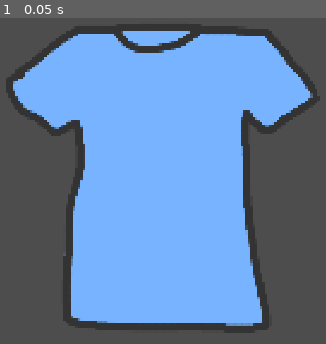
Above: before the commit, frame 1.
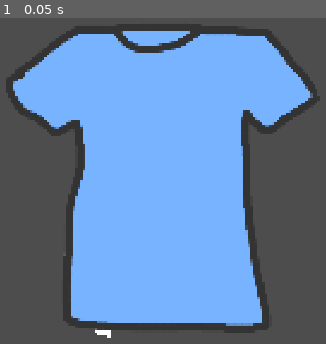
Above: after the commit, the same moment.

Repository: Scalamando/unslopping-machine
Game: Godot game, scene res://data/cloths/scenes/shirt_spread_out.tscn
Two runs of this game, one before a commit and one after it. Both use one fixed random seed, a clock stepped at 60 frames per second and the inputs below. This scene is started directly instead of the project's main scene.
Inputs:
- Up to frame 1 (0.05 s): no input

The runs differ from the first frame. In frame 1, less than 0.1% of the frame differs, in the area x 29-35%, y 95-99%.

Commit message:
feat: add  find instructions minigame, add instruction display once found

Diff:
--- a/data/WashingInstructions.gd
+++ b/data/WashingInstructions.gd
@@ -1,9 +1,10 @@
 class_name WaschingInstruction
 extends Resource
 
-enum Direction {clockwise, counterclockwise, none}
+enum Direction {clockwise, counterclockwise, both}
 enum Temperature {cold = 10, medium = 30, hot = 120}
+enum Speed {slow = 800 , medium = 1600, fast = 4000} # lower end of the range
 
-@export var speed : int
+@export var speed : Speed = 800 as Speed
 @export var temperature : Temperature = Temperature.hot
 @export var direction : Direction
--- /dev/null
+++ b/data/cloths/scenes/cloth_inspection_controller.gd
@@ -0,0 +1,6 @@
+class_name ClothInspectionController
+extends Control
+
+@onready var instructions_proxy: InstructionProxy = %InstructionsProxy
+
+## also handles pockets
--- a/data/cloths/scenes/shirt_spread_out.tscn
+++ b/data/cloths/scenes/shirt_spread_out.tscn
@@ -1,6 +1,8 @@
 [gd_scene format=3 uid="uid://bwmg2lu7lep0e"]
 
+[ext_resource type="Script" uid="uid://bir8ep1uhlj2d" path="res://data/cloths/scenes/cloth_inspection_controller.gd" id="1_oyssi"]
 [ext_resource type="Texture2D" uid="uid://ci18p82e2i30c" path="res://assets/shirt_spread_out.png" id="1_y4hgl"]
+[ext_resource type="PackedScene" uid="uid://i3driceblmb2" path="res://entities/instructions_proxy.tscn" id="2_h30mj"]
 
 [node name="ShirtSpreadOut" type="Control" unique_id=1070618402]
 layout_mode = 3
@@ -11,6 +13,14 @@
 anchor_bottom = 0.5
 grow_horizontal = 2
 grow_vertical = 2
+mouse_filter = 1
+script = ExtResource("1_oyssi")
+
+[node name="InstructionsProxy" parent="." unique_id=1949294101 instance=ExtResource("2_h30mj")]
+unique_name_in_owner = true
+position = Vector2(-157.99997, 353)
+rotation = 0.26179937
+scale = Vector2(0.9999999, 0.9999999)
 
 [node name="TextureRect" type="TextureRect" parent="." unique_id=1563049386]
 layout_mode = 1
--- a/data/cloths/shirt.tres
+++ b/data/cloths/shirt.tres
@@ -7,7 +7,6 @@
 
 [sub_resource type="Resource" id="Resource_bbsy2"]
 script = ExtResource("2_bbsy2")
-speed = 800
 temperature = 120
 metadata/_custom_type_script = "uid://blgnuyj5fjgf1"
 
--- /dev/null
+++ b/entities/instructions_proxy.tscn
@@ -0,0 +1,22 @@
+[gd_scene format=3 uid="uid://i3driceblmb2"]
+
+[ext_resource type="Script" uid="uid://dvtf38pphw1ry" path="res://entities/instructions_proxy_controller.gd" id="1_pdut6"]
+
+[sub_resource type="RectangleShape2D" id="RectangleShape2D_0j7jy"]
+size = Vector2(54, 52)
+
+[node name="InstructionsProxy" type="Area2D" unique_id=1949294101]
+script = ExtResource("1_pdut6")
+
+[node name="ColorRect" type="ColorRect" parent="." unique_id=790393792]
+offset_right = 40.0
+offset_bottom = 40.0
+mouse_filter = 2
+
+[node name="CollisionShape2D" type="CollisionShape2D" parent="." unique_id=1458007271]
+position = Vector2(20, 20)
+shape = SubResource("RectangleShape2D_0j7jy")
+
+[connection signal="input_event" from="." to="." method="_on_input_event"]
+[connection signal="mouse_entered" from="." to="." method="_on_mouse_entered"]
+[connection signal="mouse_exited" from="." to="." method="_on_mouse_exited"]
--- /dev/null
+++ b/entities/instructions_proxy_controller.gd
@@ -0,0 +1,15 @@
+class_name InstructionProxy
+extends Area2D
+
+signal instruction_found
+
+func _on_mouse_entered() -> void:
+	scale = Vector2(1.2,1.2)
+
+func _on_mouse_exited() -> void:
+	scale = Vector2(1,1)
+
+func _on_input_event(_viewport: Node, event: InputEvent, _shape_idx: int) -> void:
+	if (event is InputEventMouseButton):
+		if (event.button_index == MouseButton.MOUSE_BUTTON_LEFT):
+			instruction_found.emit()
--- a/project.godot
+++ b/project.godot
@@ -30,6 +30,9 @@
 window/size/mode=2
 window/stretch/mode="canvas_items"
 window/stretch/aspect="expand"
+window/size/mode.editor_hint=0
+window/size/viewport_width.editor_hint=1152
+window/size/viewport_height.editor_hint=648
 
 [editor_plugins]
 
--- a/ui/tresen_cloth_inspection.tscn
+++ b/ui/tresen_cloth_inspection.tscn
@@ -1,28 +1,100 @@
 [gd_scene format=3 uid="uid://upi0337cb7xs"]
 
 [ext_resource type="Script" uid="uid://bgjg0nvgknpum" path="res://ui/tresen_cloth_inspection_controller.gd" id="1_v7wvd"]
+[ext_resource type="Texture2D" uid="uid://cjgy02etn6tbf" path="res://assets/washing_instructions_icons/speed-slow.png" id="2_0r8yg"]
+[ext_resource type="Texture2D" uid="uid://p7enlrfxt4r2" path="res://assets/washing_instructions_icons/temp-cold.png" id="2_3k22f"]
+[ext_resource type="Texture2D" uid="uid://dh81kloa3bycp" path="res://assets/washing_instructions_icons/speed-med.png" id="3_lbrc7"]
+[ext_resource type="Texture2D" uid="uid://bkwdiv3l6y1i2" path="res://assets/washing_instructions_icons/dir-clockwise.png" id="3_xgu23"]
+[ext_resource type="Texture2D" uid="uid://cj5dbbhnb4li1" path="res://assets/washing_instructions_icons/speed-fast.png" id="4_0r8yg"]
+[ext_resource type="Texture2D" uid="uid://esmc1k7f4ums" path="res://assets/washing_instructions_icons/temp-medium.png" id="6_2bbuj"]
+[ext_resource type="Texture2D" uid="uid://dkdj3e2u6i8x5" path="res://assets/washing_instructions_icons/temp-hot.png" id="7_8wybo"]
+[ext_resource type="Texture2D" uid="uid://xqa77y2ksugd" path="res://assets/washing_instructions_icons/dir-counterclockwise.png" id="9_w4ujp"]
+[ext_resource type="Texture2D" uid="uid://dnponfla77m63" path="res://assets/washing_instructions_icons/dir-both.png" id="10_ic0nb"]
 
 [node name="TresenClothInspection" type="Control" unique_id=2079798534]
 layout_mode = 3
 anchors_preset = 0
 offset_right = 1920.0
 offset_bottom = 1080.0
+mouse_filter = 1
 script = ExtResource("1_v7wvd")
+speed_slow = ExtResource("2_0r8yg")
+speed_med = ExtResource("3_lbrc7")
+speed_fast = ExtResource("4_0r8yg")
+temp_cold = ExtResource("2_3k22f")
+temp_med = ExtResource("6_2bbuj")
+temp_hot = ExtResource("7_8wybo")
+dir_clockwise = ExtResource("3_xgu23")
+dir_counterclockwise = ExtResource("9_w4ujp")
+dir_both = ExtResource("10_ic0nb")
 
-[node name="ColorRect" type="ColorRect" parent="." unique_id=94396307]
+[node name="Tresen" type="ColorRect" parent="." unique_id=94396307]
 layout_mode = 1
 anchors_preset = 8
 anchor_left = 0.5
 anchor_top = 0.5
 anchor_right = 0.5
 anchor_bottom = 0.5
-offset_left = -960.0
+offset_left = -1080.0
 offset_top = -453.0
-offset_right = 960.0
+offset_right = 1080.0
 offset_bottom = 447.0
 grow_horizontal = 2
 grow_vertical = 2
+mouse_filter = 1
 color = Color(0.5216516, 0.37004402, 0.19765705, 1)
+
+[node name="Instructions" type="ColorRect" parent="." unique_id=785957466]
+unique_name_in_owner = true
+layout_mode = 0
+offset_left = 1563.0
+offset_top = 430.0
+offset_right = 1759.0
+offset_bottom = 587.0
+mouse_filter = 1
+
+[node name="HBoxContainer" type="HBoxContainer" parent="Instructions" unique_id=789653406]
+layout_mode = 1
+anchors_preset = 7
+anchor_left = 0.5
+anchor_top = 1.0
+anchor_right = 0.5
+anchor_bottom = 1.0
+offset_left = -81.99997
+offset_top = -81.0
+offset_right = 694.0
+offset_bottom = 175.0
+grow_horizontal = 2
+grow_vertical = 0
+scale = Vector2(0.215, 0.215)
+
+[node name="TempTexRect" type="TextureRect" parent="Instructions/HBoxContainer" unique_id=94150691]
+unique_name_in_owner = true
+layout_mode = 2
+texture = ExtResource("2_3k22f")
+
+[node name="DirTexRect" type="TextureRect" parent="Instructions/HBoxContainer" unique_id=894656843]
+unique_name_in_owner = true
+layout_mode = 2
+texture = ExtResource("3_xgu23")
+
+[node name="SpeedTexRect" type="TextureRect" parent="Instructions/HBoxContainer" unique_id=1556407445]
+unique_name_in_owner = true
+layout_mode = 2
+texture = ExtResource("4_0r8yg")
+
+[node name="Headline" type="Label" parent="Instructions" unique_id=1915626365]
+layout_mode = 1
+anchors_preset = 5
+anchor_left = 0.5
+anchor_right = 0.5
+offset_left = -82.0
+offset_top = 11.0
+offset_right = 82.0
+offset_bottom = 34.0
+grow_horizontal = 2
+theme_override_colors/font_color = Color(0, 0, 0, 1)
+text = "Washing Instructions"
 
 [node name="ClothPos" type="Control" parent="." unique_id=644119630]
 unique_name_in_owner = true
@@ -38,14 +110,16 @@
 offset_bottom = 403.0
 grow_horizontal = 2
 grow_vertical = 2
+mouse_filter = 1
 
 [node name="Button" type="Button" parent="." unique_id=384874467]
 layout_mode = 0
 offset_left = 1714.9999
 offset_top = 137.00006
-offset_right = 1780.9999
+offset_right = 1764.9999
 offset_bottom = 168.00006
 scale = Vector2(2.6514904, 2.5972676)
+theme_override_font_sizes/font_size = 16
 text = "Close
 "
 
--- a/ui/tresen_cloth_inspection_controller.gd
+++ b/ui/tresen_cloth_inspection_controller.gd
@@ -1,20 +1,75 @@
 class_name TresenClothInspectionUIController
 extends Control
+
+var display_cloth : Clothing
+
 @onready var cloth_pos: Control = %ClothPos
+@onready var instructions: ColorRect = %Instructions
+
+@export_group("Washing Instruction Icons")
+@export var speed_slow : Texture
+@export var speed_med : Texture
+@export var speed_fast : Texture
+
+@export var temp_cold : Texture
+@export var temp_med : Texture
+@export var temp_hot : Texture
+
+@export var dir_clockwise : Texture
+@export var dir_counterclockwise : Texture
+@export var dir_both : Texture
+
+@onready var temp_tex_rect: TextureRect = %TempTexRect
+@onready var dir_tex_rect: TextureRect = %DirTexRect
+@onready var speed_tex_rect: TextureRect = %SpeedTexRect
 
 func _ready() -> void:
 	UiManager.tresen_ui = self # register with ui manager
 
 func init(cloth : Clothing) -> void:
+	instructions.visible = false
+
 	## clean up children
 	for n in cloth_pos.get_children():
 		cloth_pos.remove_child(n)
 		n.queue_free()
 
-	## add cloth scene
-	var node : Node = cloth.spread_out_scene.instantiate()
-	cloth_pos.add_child(node)
+	## add new cloth
+	display_cloth = cloth
+	var cloth_inspection_controller : ClothInspectionController = cloth.spread_out_scene.instantiate()
+	cloth_pos.add_child(cloth_inspection_controller)
+
+	cloth_inspection_controller.instructions_proxy.instruction_found.connect(show_instructions)
 
 
 func _on_button_pressed() -> void:
 	UiManager.hide_inspection_tresen()
+	display_cloth = null
+
+func show_instructions() -> void:
+	assert(display_cloth != null)
+	instructions.visible = true
+
+	match display_cloth.wash_instructions.temperature:
+		WaschingInstruction.Temperature.cold:
+			temp_tex_rect.texture = temp_cold
+		WaschingInstruction.Temperature.medium:
+			temp_tex_rect.texture = temp_med
+		WaschingInstruction.Temperature.hot:
+			temp_tex_rect.texture = temp_hot
+
+	match display_cloth.wash_instructions.direction:
+		WaschingInstruction.Direction.clockwise:
+			dir_tex_rect.texture = dir_clockwise
+		WaschingInstruction.Direction.counterclockwise:
+			dir_tex_rect.texture = dir_counterclockwise
+		WaschingInstruction.Direction.both:
+			dir_tex_rect.texture = dir_both
+
+	match display_cloth.wash_instructions.temperature:
+		WaschingInstruction.Speed.slow:
+			speed_tex_rect.texture = speed_slow
+		WaschingInstruction.Speed.medium:
+			speed_tex_rect.texture = speed_med
+		WaschingInstruction.Speed.fast:
+			speed_tex_rect.texture = speed_fast
Not shown, added: assets/washing_instructions_icons/speed-fast.png.import
Not shown, added: assets/washing_instructions_icons/speed-med.png.import
Not shown, added: assets/washing_instructions_icons/speed-slow.png.import
Not shown, added: assets/washing_instructions_icons/temp-cold.png.import
Not shown, added: assets/washing_instructions_icons/temp-hot.png.import
Not shown, added: assets/washing_instructions_icons/temp-medium.png.import
Not shown, added: data/cloths/scenes/cloth_inspection_controller.gd.uid
Not shown, added: entities/instructions_proxy_controller.gd.uid
